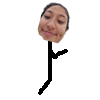
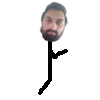
The second (100, 100) image is a revision of the first. Changes to its layers:
hid group "charlie" (6 layers) over [37, 1, 71, 44]
added group "abdul" with 6 layers above "og" over [37, 1, 71, 44]
added layer "Layer 12 copy 2" in group "abdul" over [39, 1, 69, 43]
added layer "3" (10th of 14, in "abdul") in group "abdul" over [41, 36, 64, 44]
hid group "og" (3 layers) over [37, 5, 71, 44]
